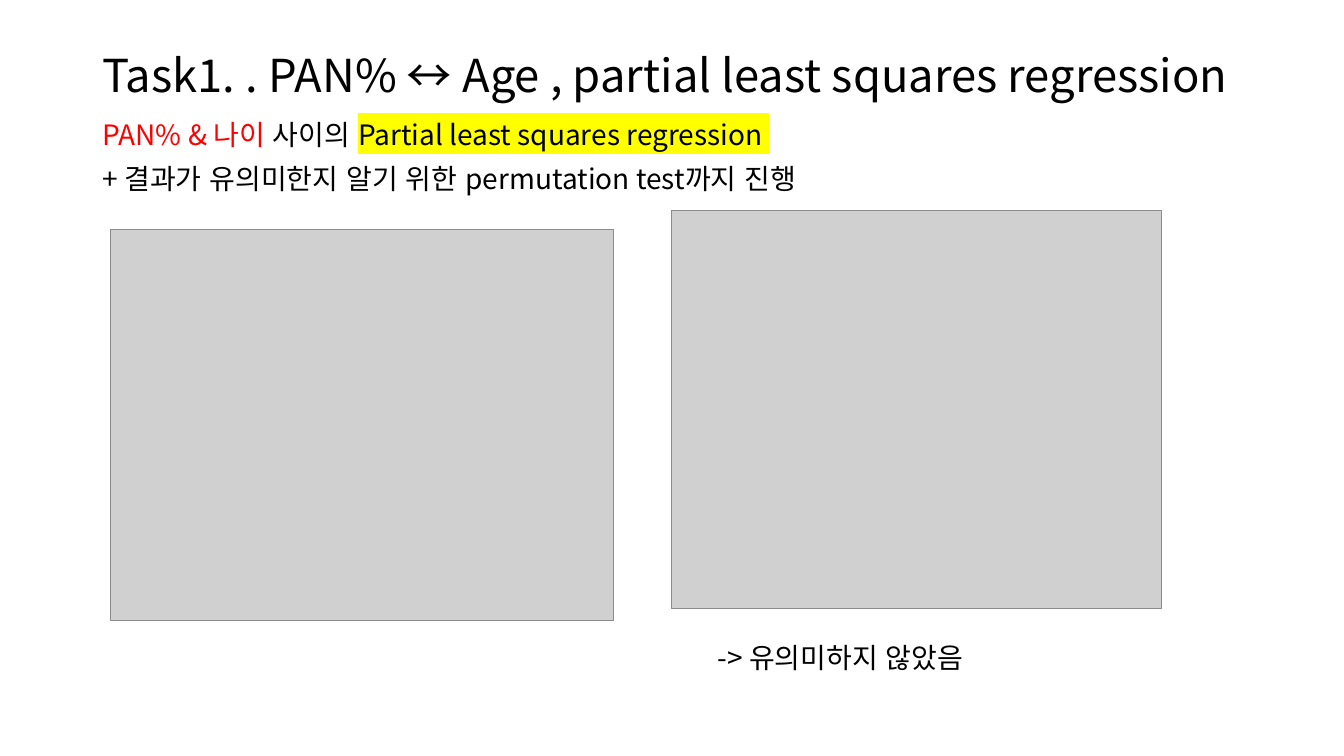
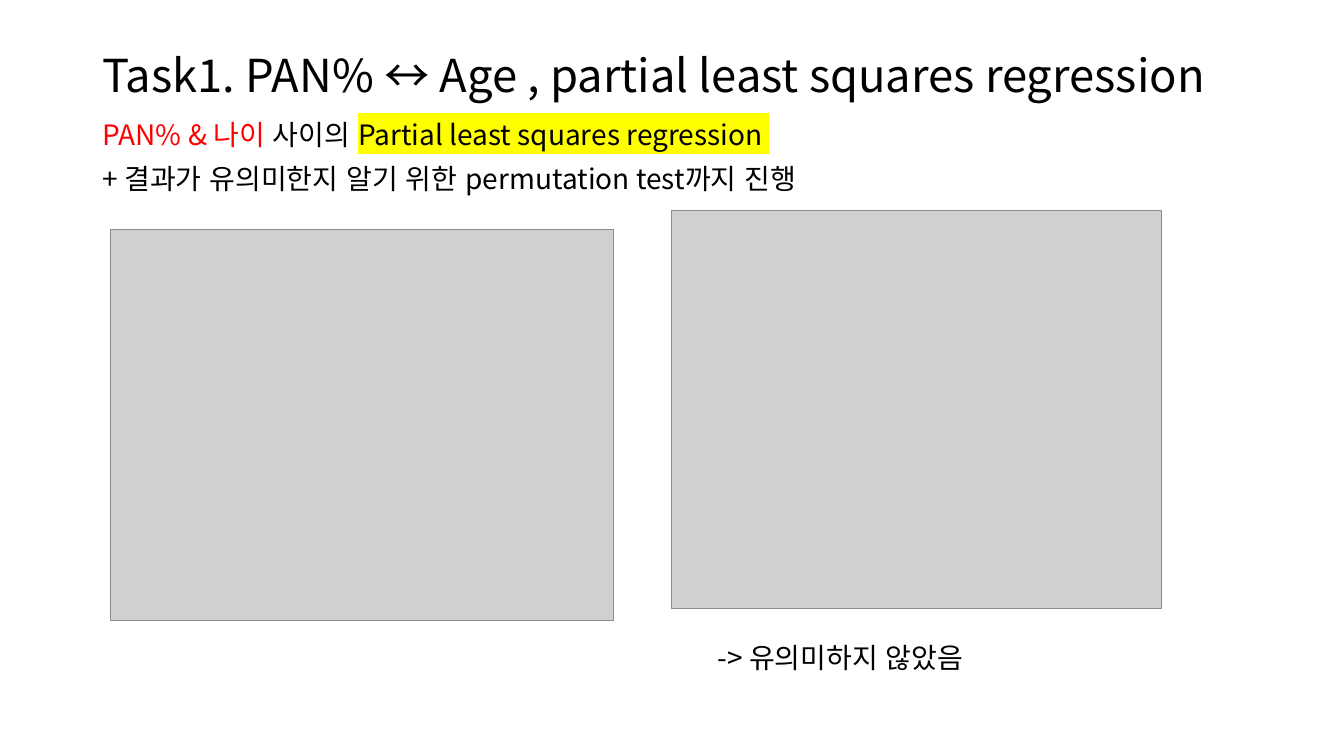
Before and after one commit to msyu787/Repository, a slide deck: slide 16 of 바이오마커.pptx (slide 17 before the commit). Drawn at 1344x756 pixels with LibreOffice and Linux fonts; fonts in the diff are those of the drawing; grey boxes stand for pictures. Boxes give left, top, right and bottom in pixels: in the first picture for what was removed or moved away, otherwise in the second. Text is boxed around its words. In the diff, an @@ line names an element or a change of style, - is before the commit and + after.

```diff
--- a/바이오마커.pptx
+++ b/바이오마커.pptx
@@ title at <box>102,56,1205,104</box>: text changed @@
-Task1. . PAN% ↔ Age , partial least squares regression
+Task1. PAN% ↔ Age , partial least squares regression
```
Also in this commit, not shown: 3 other slides changed, 1 slide removed, 2 other files.
